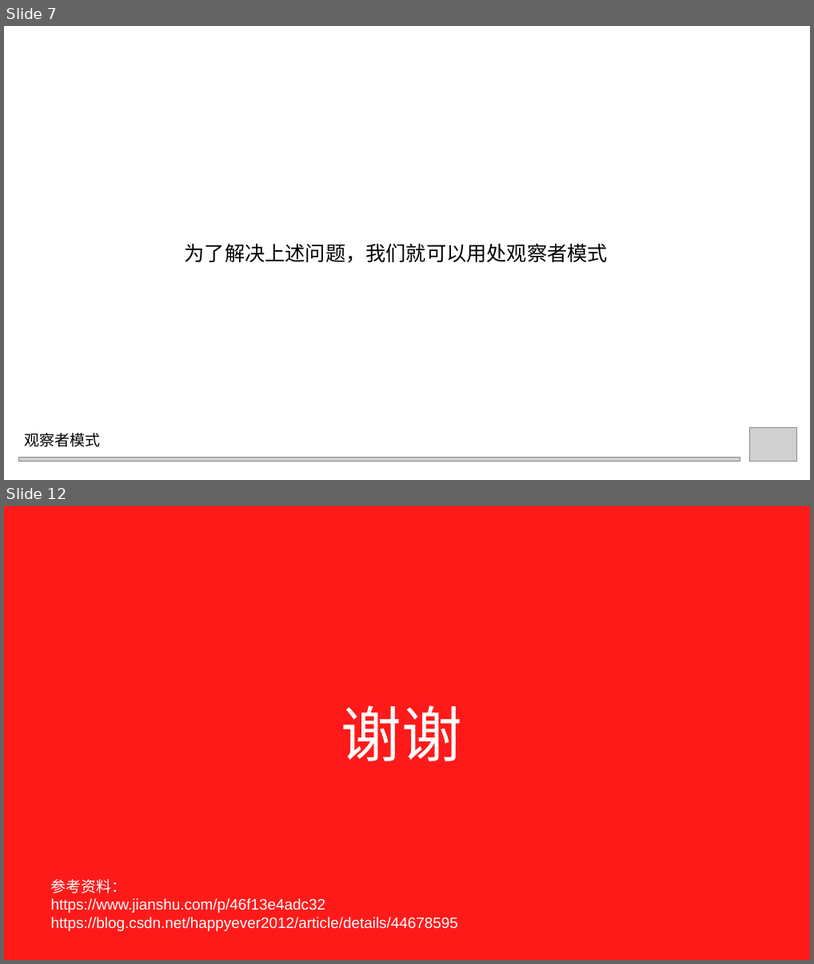
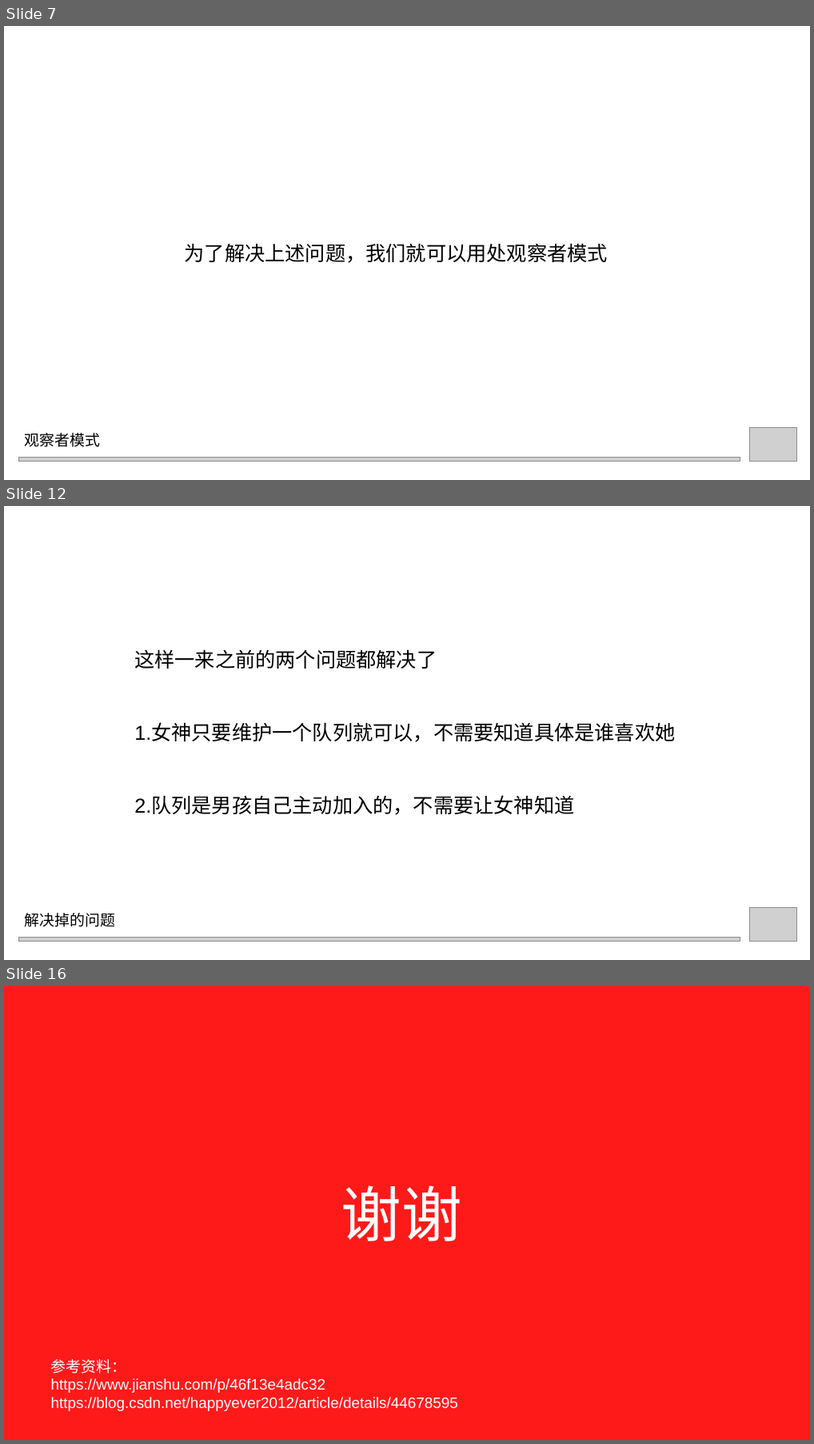
Before and after one commit to lujianzhi/DesignPatterns, a slide deck: ppt/设计模式_观察者模式_卢建至.pptx. Shown one above the other, each under a label of ours: slides 7 and 12 before the commit, slides 7, 12 and 16 after it; the slides between them are not shown. The pictures are 814x964 and 814x1444 pixels, drawn with LibreOffice and Linux fonts; fonts in the diff are those of the drawing; grey boxes stand for pictures. Boxes give left, top, right and bottom in pixels: in the first picture for what was removed or moved away, otherwise in the second. Text is boxed around its words. In the diff, an @@ line names an element or a change of style, - is before the commit and + after.

```diff
--- a/ppt/设计模式_观察者模式_卢建至.pptx
+++ b/ppt/设计模式_观察者模式_卢建至.pptx
@@ slide 12 added at (4,506,810,960), background #FFFFFF @@
@@ text added at (134,649,675,815), 24 pt, text #000000 @@
+这样一来之前的两个问题都解决了
+1.女神只要维护一个队列就可以，不需要知道具体是谁喜欢她
+2.队列是男孩自己主动加入的，不需要让女神知道
@@ text added at (25,912,115,927), 18 pt, text #000000 @@
+解决掉的问题
@@ picture added at (750,908,798,941) @@
@@ picture added at (18,936,741,941) @@
@@ what was slide 12 is now slide 16 @@
```
Also in this commit, not shown: 2 slides changed, 5 other slides added, 2 slides removed, 8 other files.
